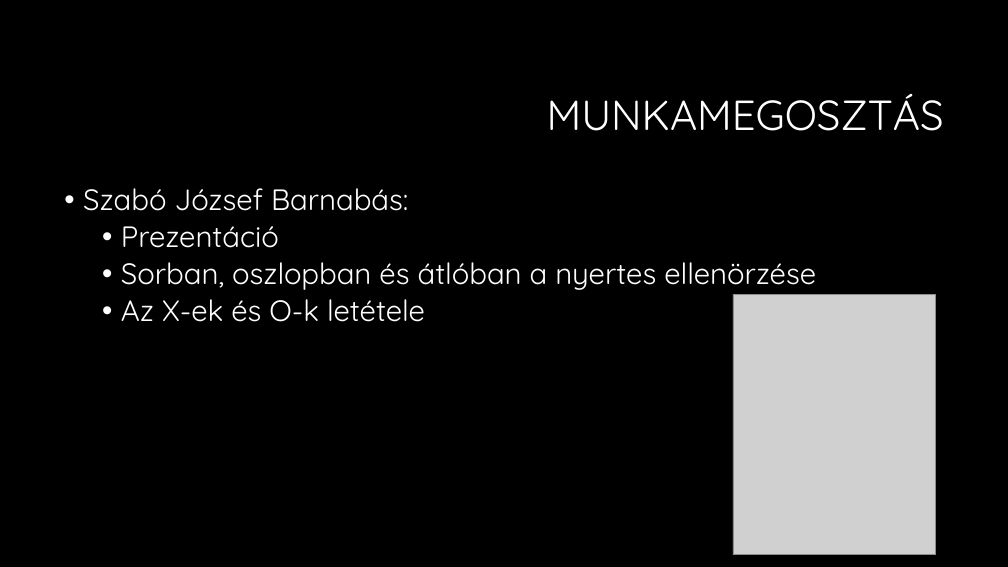
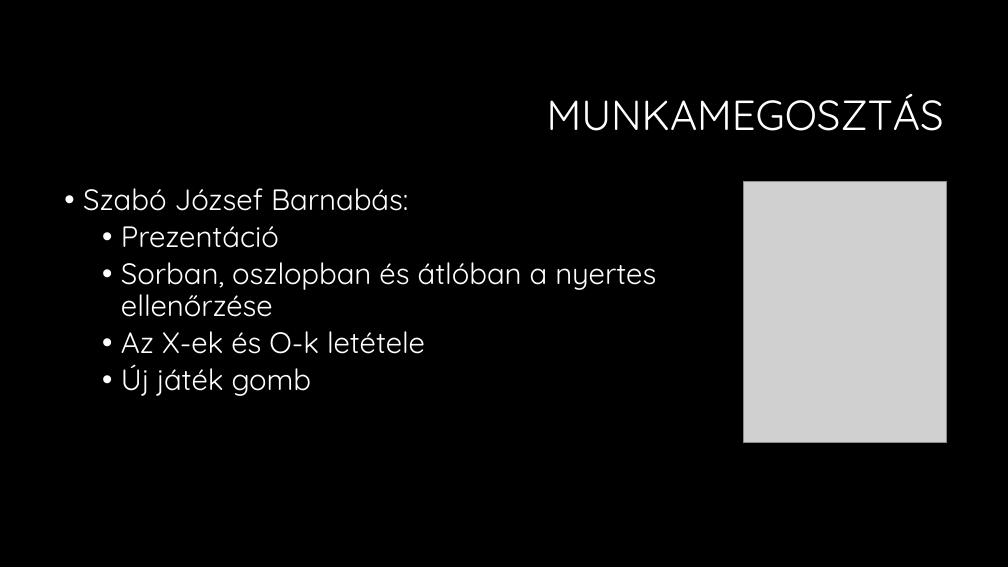
Before and after one commit to vincevince0/wizli, a slide deck: slide 4 of Amőba játék.pptx. Drawn at 1008x567 pixels with LibreOffice and Linux fonts; fonts in the diff are those of the drawing; grey boxes stand for pictures; background and template pictures are left out. Boxes give left, top, right and bottom in pixels: in the first picture for what was removed or moved away, otherwise in the second. Text is boxed around its words. In the diff, an @@ line names an element or a change of style, - is before the commit and + after.

```diff
--- a/Amőba játék.pptx
+++ b/Amőba játék.pptx
@@ picture: place and size @@
-picture at [734,294,936,555]
+picture at [743,181,946,442]
@@ text at [121,262,656,317]: text changed @@
-  • Sorban, oszlopban és átlóban a nyertes ellenörzése
+  • Sorban, oszlopban és átlóban a nyertes ellenőrzése
@@ text at [121,364,312,396]: paragraph added @@
+  • Új játék gomb
```
Also in this commit, not shown: 2 other slides changed, 8 slides added.
